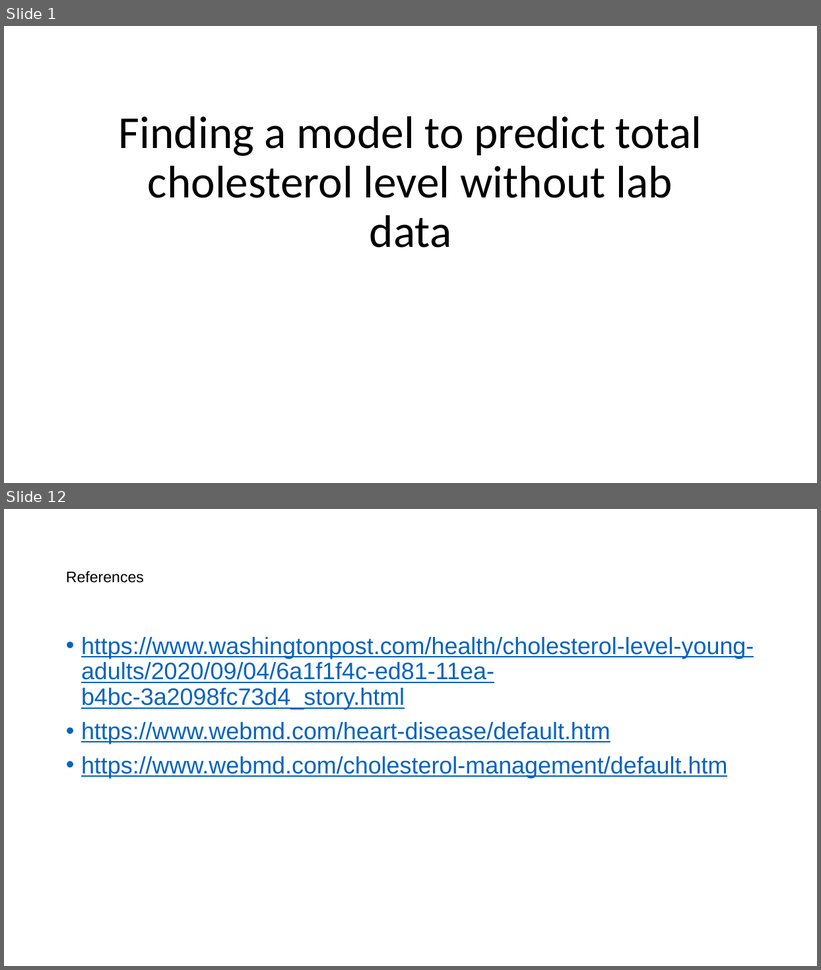
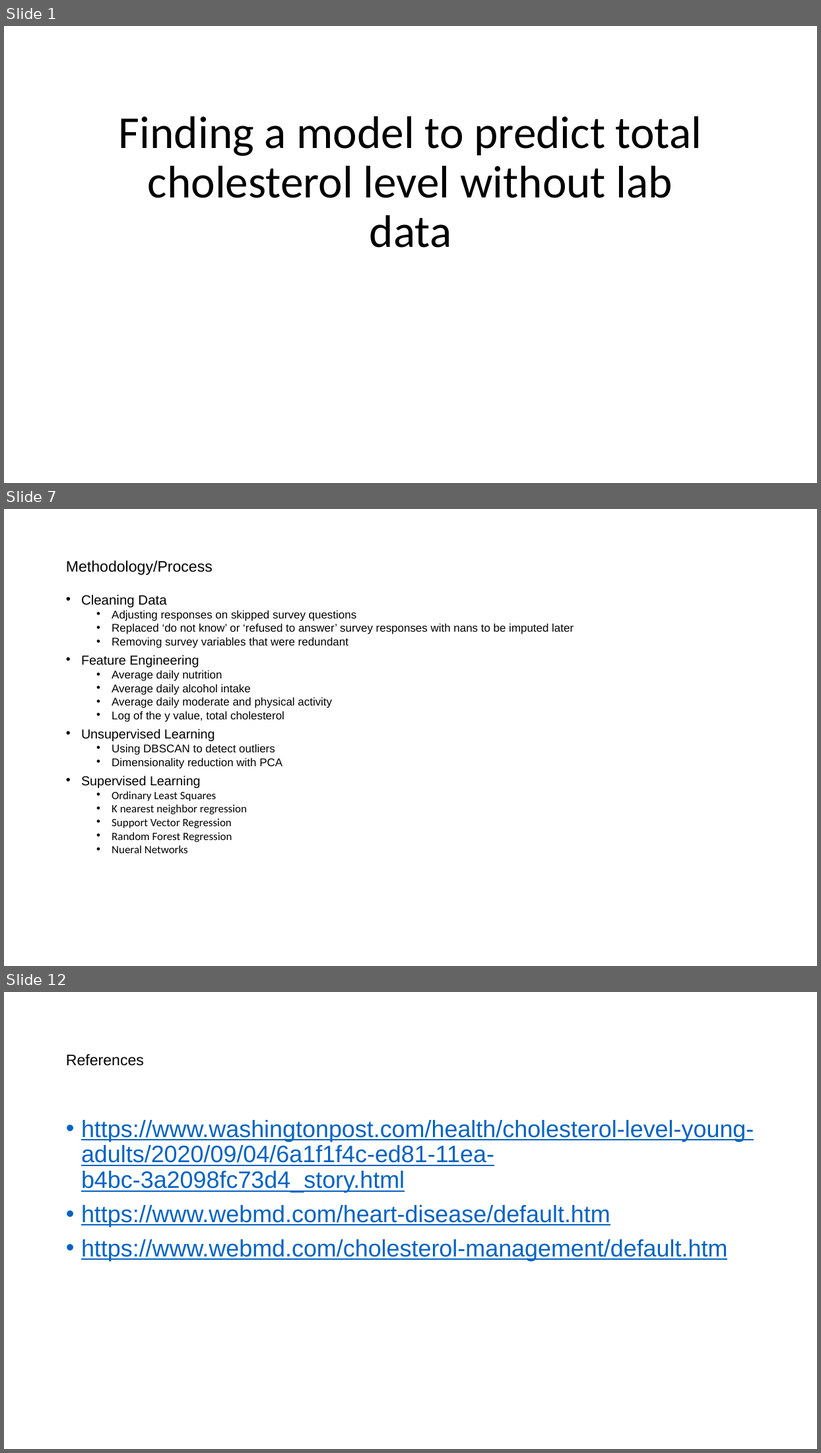
Before and after one commit to mathisme/ThinkfulDSFinalCapstone, a slide deck: Presentation.pptx. Shown one above the other, each under a label of ours: slides 1 and 12 before the commit, slides 1, 7 and 12 after it; the slides between them are not shown. The pictures are 821x970 and 821x1453 pixels, drawn with LibreOffice and Linux fonts; fonts in the diff are those of the drawing. Boxes give left, top, right and bottom in pixels: in the first picture for what was removed or moved away, otherwise in the second. Text is boxed around its words. In the diff, an @@ line names an element or a change of style, - is before the commit and + after.

```diff
--- a/Presentation.pptx
+++ b/Presentation.pptx
@@ slide 7 added at box(4, 509, 817, 966), background #FFFFFF @@
@@ title added at box(66, 560, 213, 575), 18 pt, text #000000 @@
+Methodology/Process
@@ text added at box(81, 595, 574, 854), 13.2 pt, text #000000 @@
+• Cleaning Data
+  • Adjusting responses on skipped survey questions
+  • Replaced ‘do not know’ or ‘refused to answer’ survey responses with nans to be imputed later
+  • Removing survey variables that were redundant
+• Feature Engineering
+  • Average daily nutrition
+  • Average daily alcohol intake
+  • Average daily moderate and physical activity
+  • Log of the y value, total cholesterol
+• Unsupervised Learning
+  • Using DBSCAN to detect outliers
+  • Dimensionality reduction with PCA
+• Supervised Learning
+  • Ordinary Least Squares
+  • K nearest neighbor regression
+  • Support Vector Regression
+  • Random Forest Regression
+  • Nueral Networks
```
Also in this commit, not shown: 8 slides changed, 4 other slides added, 3 slides removed, 1 other file.
